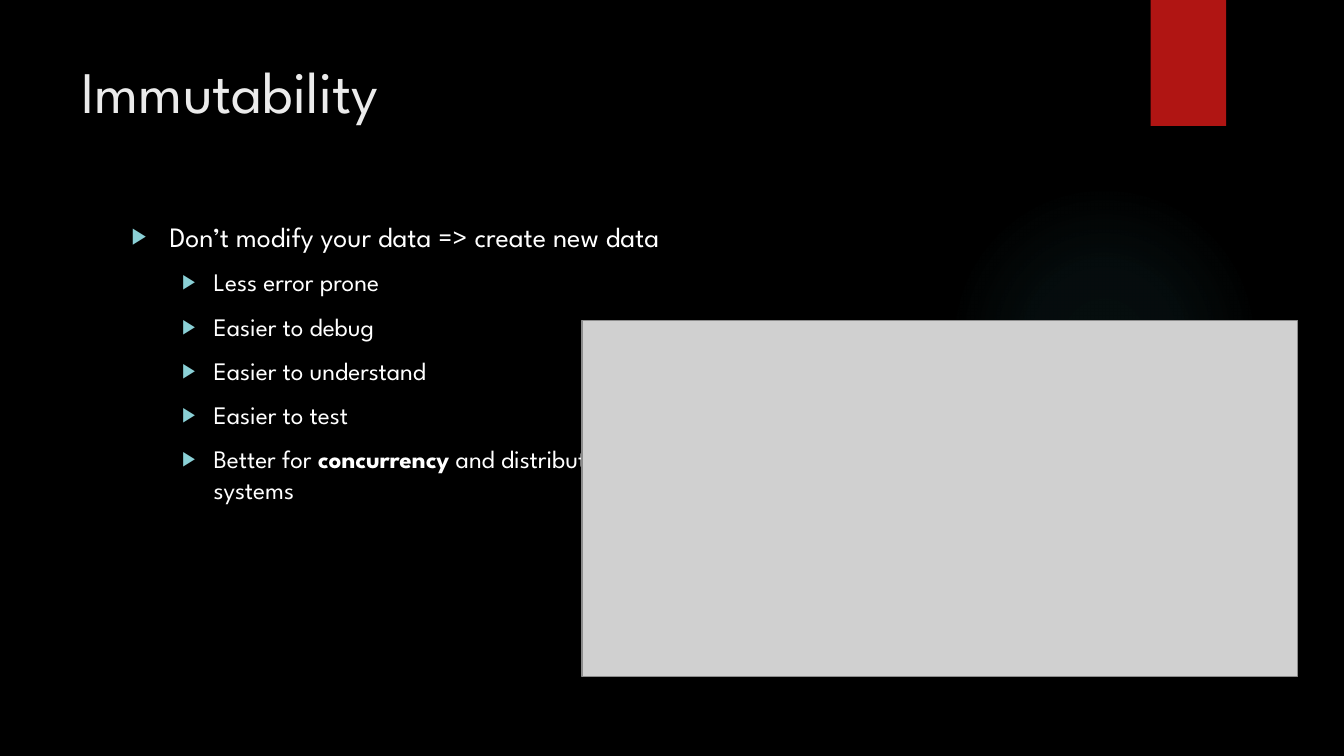
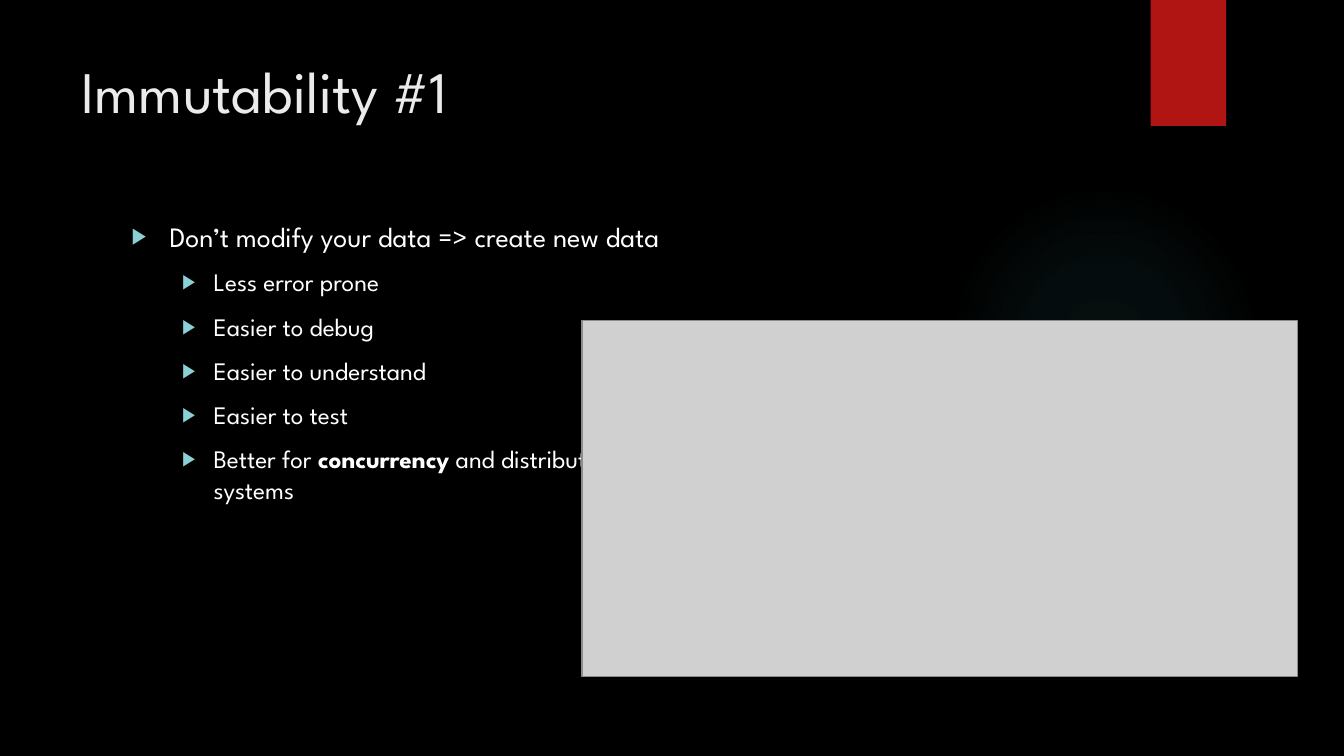
Before and after one commit to jaketripp/functional-programming-exercises, a slide deck: slide 14 of Functional Programming.pptx (slide 13 before the commit). Drawn at 1344x756 pixels with LibreOffice and Linux fonts; fonts in the diff are those of the drawing; grey boxes stand for pictures; background and template pictures are left out. Boxes give left, top, right and bottom in pixels: in the first picture for what was removed or moved away, otherwise in the second. Text is boxed around its words. In the diff, an @@ line names an element or a change of style, - is before the commit and + after.

```diff
--- a/Functional Programming.pptx
+++ b/Functional Programming.pptx
@@ title at (81,72,448,126): text changed @@
-Immutability
+Immutability #1
```
Also in this commit, not shown: 2 other slides changed, 2 slides added, 1 slide removed.
